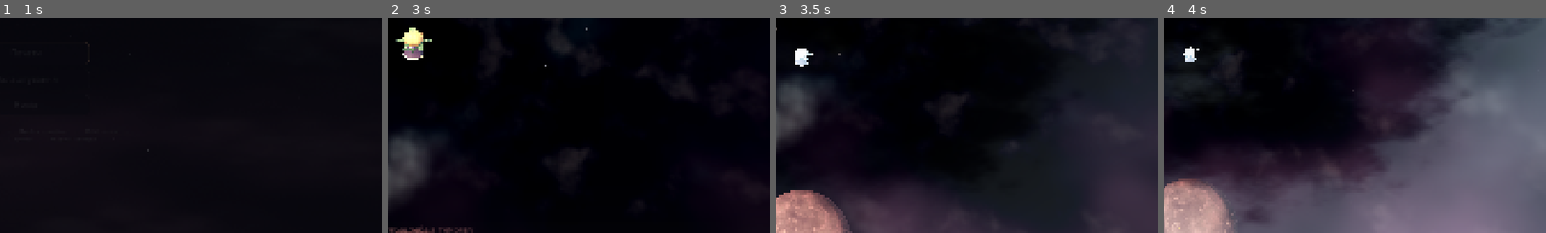
Above: before the commit, frames 1-4 (left to right).
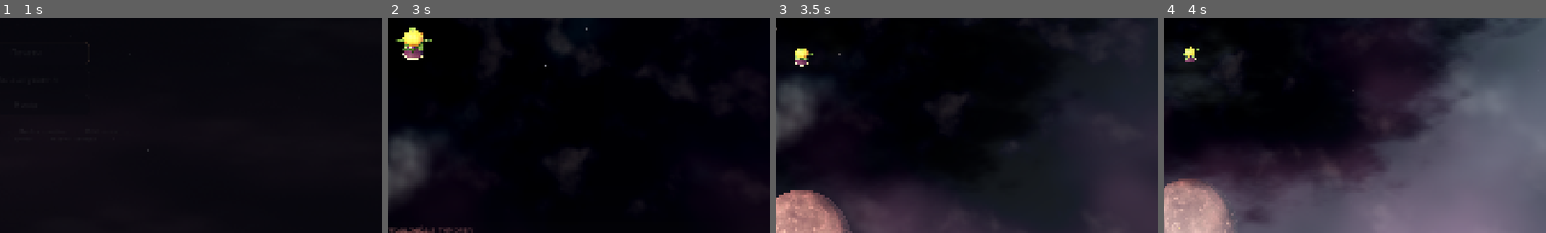
Above: after the commit, the same moments.

Repository: krabikdev/your-personal-planet
Game: Godot game, scene res://ui/main_menu.tscn
Two runs of this game, one before a commit and one after it. Both use one fixed random seed, a clock stepped at 60 frames per second and the inputs below. Sound files missing from this copy of the repository are replaced by a short silence.
Inputs (mouse positions are % of the whole screen's width and height, from its top left):
- Up to frame 1 (1 s): tap Enter at 0.5 s; move the mouse to (72, 45) at 0.52 s; press the mouse at (72, 45) at 0.53 s; hold D (move_right) from 0.53 s (still down); tap Space (jump) at 0.77 s
- Up to frame 2 (3 s): tap Space (jump) at 1.07, 1.52, 1.82 s; move the mouse to (45, 50) at 1.27 s; release D (move_right) at 1.28 s; release the mouse at (45, 50) at 1.28 s; hold W (move_forward) from 1.28 s (still down); tap Shift (run) at 1.35 s; move the mouse to (52, 48) at 2.02 s; hold Q (sky_view) 2.03-2.78 s; move the mouse to (49, 52) at 2.77 s; right-click (49, 52) at 2.85 s; click (49, 52) at 2.92 s
- Up to frame 3 (3.5 s): keep holding W (move_forward); tap Space (jump) at 3.02, 3.32 s
- Up to frame 4 (4 s): keep holding W (move_forward); move the mouse to (57, 51) at 3.52 s; tap Alt at 3.6 s; tap Space (jump) at 3.77 s
The pictures show only the part of the screen within x 47-97%, y 46-96%; the shares and areas given below are measured in that part.

Frame 1 is identical in both runs. In frame 2, 0.7% of the frame differs, in the area x 2-12%, y 4-20%; in frame 3, 0.3%; in frame 4, 0.2%.

Commit message:
fix: stop the duke paling before he freezes to death

Diff:
--- a/scripts/game/player.gd
+++ b/scripts/game/player.gd
@@ -511,7 +511,6 @@
 	if rope != null and rope.is_planted():
 		_cold = minf(_cold, ROPE_MAX_COLD)
 	if not is_equal_approx(previous, _cold):
-		_model.set_cold(_cold)
 		cold_changed.emit(_cold)
 	if _cold >= 1.0:
 		freeze()
--- a/scripts/game/prince_model.gd
+++ b/scripts/game/prince_model.gd
@@ -5,7 +5,6 @@
 
 const MODEL_SCENE: PackedScene = preload("res://assets/models/pumpkin_duke.glb")
 
-const FROST := Color(0.56, 0.73, 0.82)
 const CROUCH: float = -0.035
 const SIT_CROUCH: float = -0.15
 const SIT_LEAN: float = 0.5
@@ -58,8 +57,6 @@
 var _cloak: PrinceCloak
 var _sprigs: PrinceSprigs
 var _catch_point: Vector3 = Vector3.ZERO
-var _materials: Array[StandardMaterial3D] = []
-var _base_colors: Array[Color] = []
 var _hip_bones: Array[int] = []
 var _knee_bones: Array[int] = []
 var _arm_bones: Array[int] = []
@@ -75,7 +72,6 @@
 var _air_time: float = 0.0
 var _running: bool = false
 var _sitting: bool = false
-var _cold: float = 0.0
 var _bob_phase: float = 0.0
 var _gait_phase: float = 0.0
 var _activity: float = 0.0
@@ -166,20 +162,6 @@
 	return _smearing
 
 
-func set_cold(amount: float) -> void:
-	var value: float = clampf(amount, 0.0, 1.0)
-	if is_equal_approx(value, _cold):
-		return
-	_cold = value
-	for i: int in _materials.size():
-		var material: StandardMaterial3D = _materials[i]
-		var base: Color = _base_colors[i]
-		var tinted: Color = base.lerp(FROST, value * 0.72)
-		tinted.a = base.a
-		material.albedo_color = tinted
-		material.emission_energy_multiplier = value * 0.85
-
-
 func play_jump() -> void:
 	_stretch()
 
@@ -278,7 +260,6 @@
 	_sprigs.name = "Sprigs"
 	add_child(_sprigs)
 	_sprigs.setup(_skeleton)
-	_collect_materials()
 
 
 func _measure_legs() -> void:
@@ -287,26 +268,6 @@
 		var hip: Vector3 = _skeleton.get_bone_global_rest(_hip_bones[side]).origin
 		var knee: Vector3 = _skeleton.get_bone_global_rest(_knee_bones[side]).origin
 		_leg_lengths.append(Vector2(hip.distance_to(knee), absf(knee.y)))
-
-
-func _collect_materials() -> void:
-	for node: Node in _rig.find_children("*", "MeshInstance3D", true, false):
-		var mesh_instance: MeshInstance3D = node as MeshInstance3D
-		if mesh_instance == null or mesh_instance.mesh == null:
-			continue
-		for surface: int in mesh_instance.mesh.get_surface_count():
-			var source: Material = mesh_instance.get_active_material(surface)
-			if not source is BaseMaterial3D:
-				continue
-			var material: StandardMaterial3D = source.duplicate() as StandardMaterial3D
-			if material == null:
-				continue
-			material.emission_enabled = true
-			material.emission = FROST
-			material.emission_energy_multiplier = 0.0
-			mesh_instance.set_surface_override_material(surface, material)
-			_materials.append(material)
-			_base_colors.append(material.albedo_color)
 
 
 func _place_feet() -> void:
--- a/tests/test_game_scene.gd
+++ b/tests/test_game_scene.gd
@@ -49,6 +49,35 @@
 	game._play_freeze_effect()
 	await wait_process_frames(4)
 	assert_gt(_frost_progress(game), 0.0, "the frost should appear once the boy is dead")
+
+
+func test_the_duke_does_not_pale_in_the_cold() -> void:
+	var scene: PackedScene = load(GAME_PATH) as PackedScene
+	var game: Game = scene.instantiate() as Game
+	add_child_autofree(game)
+	await wait_process_frames(1)
+
+	var player: Boy = game.get_node("Player") as Boy
+	var planet: Planet = game.get_node("Planet") as Planet
+	var mesh_instance: MeshInstance3D = null
+	for node: Node in player._model.find_children("*", "MeshInstance3D", true, false):
+		var candidate := node as MeshInstance3D
+		if candidate != null and candidate.mesh != null and candidate.mesh.get_surface_count() > 0:
+			mesh_instance = candidate
+			break
+	assert_not_null(mesh_instance, "the duke should have a visible mesh")
+	var material: BaseMaterial3D = mesh_instance.get_active_material(0) as BaseMaterial3D
+	assert_not_null(material, "the duke's mesh should have a material")
+	var before: Color = material.albedo_color
+
+	player._cold = 0.5
+	player.global_position = (
+		planet.get_center() + player.get_up() * (planet.radius + planet.cold_altitude() + 1.0)
+	)
+	player._update_cold(0.4)
+
+	assert_gt(player.get_cold(), 0.5, "the boy should really be colder")
+	assert_eq(material.albedo_color, before, "the duke must not lighten while he is still alive")
 
 
 func test_game_starts_with_empty_inventory() -> void:
